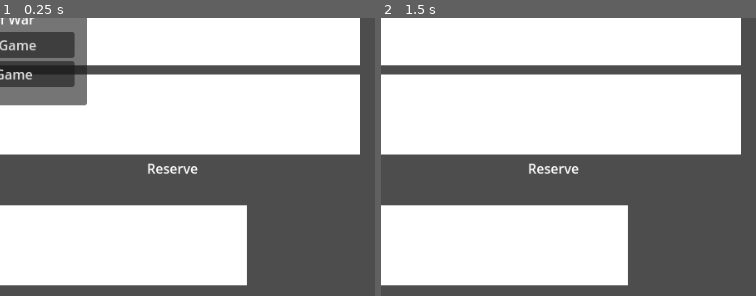
Above: before the commit, frames 1-2 (left to right).
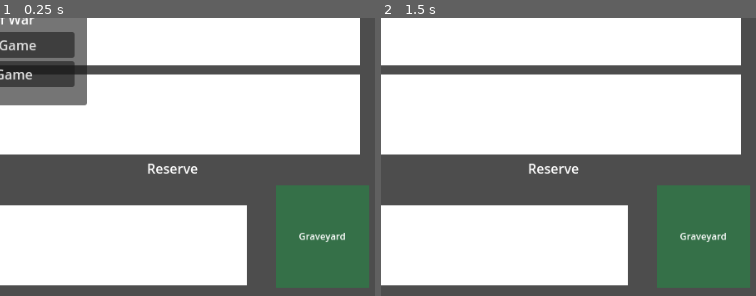
Above: after the commit, the same moments.

Repository: stfufane/Art-Of-War
Game: Godot game, scene res://screens/board.tscn
Two runs of this game, one before a commit and one after it. Both use one fixed random seed, a clock stepped at 60 frames per second and the inputs below.
Inputs (mouse positions are % of the whole screen's width and height, from its top left):
- Up to frame 1 (0.25 s): no input
- Up to frame 2 (1.5 s): click "Start Game" at 0.5 s; tap Enter at 1.25 s; move the mouse to (74, 48) at 1.27 s; press the mouse at (74, 48) at 1.28 s
The pictures show only the part of the screen within x 50-100%, y 47-97%; the shares and areas given below are measured in that part.

The runs differ from the first frame. In frame 1, 9.1% of the frame differs, in the area x 73-99%, y 60-98%; in frame 2, 9.1%.

Commit message:
[States] Define State as its own class and review workflow

Diff:
--- a/model/Game.gd
+++ b/model/Game.gd
@@ -7,6 +7,17 @@
 	CardType.UnitType.Guard: CardType.new(CardType.UnitType.Guard, "Guard", 1, 3, 2, [Vector2(0, 1)]),
 	CardType.UnitType.Wizard: CardType.new(CardType.UnitType.Wizard, "Wizard", 1, 2, 1, [Vector2(0, 1), Vector2(0, 2), Vector2(0, 3)]),
 	CardType.UnitType.Monk: CardType.new(CardType.UnitType.Monk, "Monk", 1, 2, 2, [Vector2(-1, 1), Vector2(1, 1), Vector2(-2, 2), Vector2(2, 2)])
+}
+
+var States = {
+	State.Name.WAITING_FOR_PLAYER: State.new(State.Name.WAITING_FOR_PLAYER, "Waiting for player", false),
+	State.Name.INIT_BATTLEFIELD: State.new(State.Name.INIT_BATTLEFIELD, "Init battlefield", true),
+	State.Name.INIT_RESERVE: State.new(State.Name.INIT_RESERVE, "Init reserve", true),
+	State.Name.ACTION_CHOICE: State.new(State.Name.ACTION_CHOICE, "Action choice", false),
+	State.Name.RECRUIT: State.new(State.Name.RECRUIT, "Recruit", false),
+	State.Name.SUPPORT: State.new(State.Name.SUPPORT, "Support", false),
+	State.Name.ATTACK: State.new(State.Name.ATTACK, "Attack", false),
+	State.Name.FINISH_TURN: State.new(State.Name.FINISH_TURN, "Finish turn", false),
 }
 
 # Initialize the player and enemy kingdoms
@@ -26,33 +37,12 @@
 	CardType.UnitType.Monk: 0
 }
 
-enum State {
-	WAITING_FOR_PLAYER,
-	INIT_BATTLEFIELD,
-	INIT_RESERVE,
-	ACTION_CHOICE,
-	RECRUIT,
-	SUPPORT,
-	ATTACK,
-	FINISH_TURN,
-}
-
-const INSTRUCTIONS: Dictionary = {
-	State.WAITING_FOR_PLAYER: "Enemy is playing.",
-	State.INIT_BATTLEFIELD: "Place a unit on the battlefield.",
-	State.INIT_RESERVE: "Place a unit in your reserve.",
-	State.ACTION_CHOICE: "Choose an action.",
-	State.RECRUIT: "Recruit a unit.",
-	State.SUPPORT: "Use a unit as support.",
-	State.ATTACK: "Attack an enemy unit.",
-	State.FINISH_TURN: "Add a unit to your kingdom.",
-}
-
 var state_init_methods: Dictionary = {}
 
 var card_scene = preload("res://scenes/card.tscn")
 
-var current_state = State.WAITING_FOR_PLAYER
+var current_state: State.Name = State.Name.WAITING_FOR_PLAYER
+var previous_state: State.Name = State.Name.WAITING_FOR_PLAYER
 var player_hand: Array[Card] = []
 var picked_card: Card = null
 
@@ -85,18 +75,13 @@
 	print("Joined server with peer id: " + str(peer_id))
 
 func setup(scene_board: Board):
-	current_state = State.WAITING_FOR_PLAYER
+	current_state = State.Name.WAITING_FOR_PLAYER
 	board = scene_board
-	state_init_methods = {
-		State.WAITING_FOR_PLAYER: null,
-		State.INIT_BATTLEFIELD: board.init_battlefield,
-		State.INIT_RESERVE: board.init_reserve,
-		State.ACTION_CHOICE: null,
-		State.RECRUIT: null,
-		State.SUPPORT: null,
-		State.ATTACK: null,
-		State.FINISH_TURN: null,
-	}
+	States[State.Name.INIT_BATTLEFIELD].callback = board.init_battlefield
+	States[State.Name.INIT_RESERVE].callback = board.init_reserve
+	States[State.Name.ACTION_CHOICE].callback = board.init_choice_action
+	States[State.Name.RECRUIT].callback = board.init_battlefield # Recruitment is exactly like init the battlefield
+	States[State.Name.FINISH_TURN].callback = board.finish_turn
 
 	# First build the deck with 4 of each card.
 	for _i in range(4):
@@ -121,41 +106,28 @@
 	card_instance.set_unit_type(card_type)
 	return card_instance
 
-func get_next_state() -> State:
-	match current_state:
-		State.INIT_BATTLEFIELD:
-			return State.INIT_RESERVE
-		State.INIT_RESERVE:
-			return State.ACTION_CHOICE
-		# TODO Manage the multiple possible states during a player's turn.
-		State.FINISH_TURN:
-			return State.ACTION_CHOICE
-		_:
-			return State.WAITING_FOR_PLAYER
-
-func start_state(state: State, is_rpc: bool = false):
+func start_state(state: State.Name, is_rpc: bool = false):
+	previous_state = current_state
 	current_state = state
-	board.instruction.text = INSTRUCTIONS[state]
+	board.instruction.text = States[state].instruction
 
 	# Avoid sending RPCs to the server when the server is the one calling this function.
 	if not is_rpc:
-		set_enemy_state.rpc(State.WAITING_FOR_PLAYER)
+		set_enemy_state.rpc(State.Name.WAITING_FOR_PLAYER)
 
-	var callback = state_init_methods[state]
-	if callback != null:
-		callback.call()
+	States[state].callback.call()
 
 # When a state is finished by the first player, the second player enters the same state.
 # When the second player finishes the state, the first player enters the next state.
 # In both cases the current player waits.
 func end_state():
-	if first_player:
+	if first_player and States[current_state].happens_once:
 		set_enemy_state.rpc(current_state)
 	else:
-		set_enemy_state.rpc(get_next_state())
-	current_state = State.WAITING_FOR_PLAYER
-	board.instruction.text = INSTRUCTIONS[current_state]
+		set_enemy_state.rpc(States[current_state].get_next_state())
+	current_state = State.Name.WAITING_FOR_PLAYER
+	board.instruction.text = States[current_state].instruction
 
 @rpc("any_peer")
-func set_enemy_state(state: State):
+func set_enemy_state(state: State.Name):
 	start_state(state, true)
--- /dev/null
+++ b/model/State.gd
@@ -0,0 +1,40 @@
+class_name State
+extends Object
+
+enum Name {
+	WAITING_FOR_PLAYER,
+	INIT_BATTLEFIELD,
+	INIT_RESERVE,
+	ACTION_CHOICE,
+	RECRUIT,
+	SUPPORT,
+	ATTACK,
+	FINISH_TURN,
+}
+
+var name: Name
+var callback: Callable = func(): pass
+var instruction: String
+var happens_once: bool
+
+func _init(n: Name, i: String, h_o: bool):
+	name = n
+	instruction = i
+	happens_once = h_o
+
+func get_next_state() -> State.Name:
+	match name:
+		State.Name.INIT_BATTLEFIELD:
+			return State.Name.INIT_RESERVE
+		State.Name.INIT_RESERVE:
+			return State.Name.ACTION_CHOICE
+		State.Name.RECRUIT:
+			return State.Name.FINISH_TURN
+		State.Name.SUPPORT:
+			return State.Name.ACTION_CHOICE
+		State.Name.ATTACK:
+			return State.Name.ACTION_CHOICE
+		State.Name.FINISH_TURN:
+			return State.Name.ACTION_CHOICE
+		_:
+			return State.Name.WAITING_FOR_PLAYER
--- a/scenes/battlefield.gd
+++ b/scenes/battlefield.gd
@@ -13,7 +13,7 @@
 
 func _mouse_entered(placeholder_hovered: CardPlaceholder):
 	match Game.current_state:
-		Game.State.INIT_BATTLEFIELD, Game.State.RECRUIT:
+		State.Name.INIT_BATTLEFIELD, State.Name.RECRUIT:
 			if placeholder_available(placeholder_hovered):
 				placeholder_hovered.set_text("Place card here")
 		_:
@@ -31,7 +31,7 @@
 		return
 
 	match Game.current_state:
-		Game.State.INIT_BATTLEFIELD, Game.State.RECRUIT:
+		State.Name.INIT_BATTLEFIELD, State.Name.RECRUIT:
 			# We can't put a card if there's no card in hand
 			if Game.picked_card == null:
 				return
--- a/screens/board.gd
+++ b/screens/board.gd
@@ -2,6 +2,8 @@
 extends Control
 
 @onready var main_menu: PanelContainer = $CanvasLayer/MainMenu
+@onready var action_menu: PanelContainer = $CanvasLayer/ActionMenu
+@onready var recruit_button: Button = $CanvasLayer/ActionMenu/MarginContainer/VBoxContainer/RecruitButton
 
 @onready var battlefield: Battlefield = $Battlefield
 @onready var reserve: Reserve = $Reserve
@@ -10,6 +12,52 @@
 @onready var enemy_kingdom: Kingdom = $EnemyKingdom
 @onready var hand: PlayerHand = $PlayerHand
 @onready var instruction: Label = $Instruction
+
+func setup():
+	Game.setup(self)
+	hand.setup()
+	battlefield.setup()
+	reserve.setup()
+	setup_kingdom()
+	if Game.first_player:
+		Game.start_state(State.Name.INIT_BATTLEFIELD)
+	else:
+		instruction.text = "Waiting for the other player"
+
+func setup_kingdom():
+	# First card of the deck is put in the kingdom
+	var unit_type = Game.player_deck.pop_back()
+	kingdom.increase_population(unit_type)
+	add_card_to_enemy_kingdom.rpc(unit_type)
+	kingdom.setup()
+	enemy_kingdom.setup()
+
+func init_battlefield():
+	for card in Game.player_hand:
+		card.connect("card_clicked", _hand_card_selected)
+	battlefield.connect("card_added", _card_added_on_battlefield)
+
+func init_reserve():
+	for card in Game.player_hand:
+		card.connect("card_clicked", _reserve_card_selected)
+
+func init_choice_action():
+	# Show the action menu
+	# Hide the recruit action if the player attacked already or used a support card.
+	if Game.previous_state == State.Name.ATTACK or Game.previous_state == State.Name.SUPPORT:
+		recruit_button.hide()
+	else:
+		recruit_button.show()
+	action_menu.show()
+
+func finish_turn():
+	# Add a card in the kingdom or pass.
+	# If you have 6 cards in your hand, you MUST put a card in the kingdom
+	pass
+
+###########
+# Signals #
+###########
 
 func _on_start_button_pressed():
 	Game.start_server()
@@ -25,37 +73,25 @@
 func _player_joined(_p_id: int):
 	setup()
 
-func setup():
-	Game.setup(self)
-	hand.setup()
-	battlefield.setup()
-	reserve.setup()
-	setup_kingdom()
-	if Game.first_player:
-		Game.start_state(Game.State.INIT_BATTLEFIELD)
-	else:
-		instruction.text = "Waiting for the other player"
+func _on_attack_button_pressed():
+	if Game.current_state != State.Name.ACTION_CHOICE:
+		return
+	Game.start_state(State.Name.ATTACK)
+	action_menu.hide()
 
-func setup_kingdom():
-	# First card of the deck is put in the kingdom
-	var unit_type = Game.player_deck.pop_back()
-	kingdom.increase_population(unit_type)
-	add_card_to_enemy_kingdom.rpc(unit_type)
-	kingdom.setup()
-	enemy_kingdom.setup()
+func _on_support_button_pressed():
+	if Game.current_state != State.Name.ACTION_CHOICE:
+		return
+	Game.start_state(State.Name.SUPPORT)
+	action_menu.hide()
 
-func init_battlefield():
-	print("Init battlefield")
-	for card in Game.player_hand:
-		card.connect("card_clicked", _hand_card_selected)
-	battlefield.connect("card_added", _card_added_on_battlefield)
-
-func init_reserve():
-	for card in Game.player_hand:
-		card.connect("card_clicked", _reserve_card_selected)
+func _on_recruit_button_pressed():
+	if Game.current_state != State.Name.ACTION_CHOICE:
+		return
+	Game.start_state(State.Name.RECRUIT)
+	action_menu.hide()
 
 func _hand_card_selected(card_id: int):
-	print("Selected card from hand")
 	var card: Card = instance_from_id(card_id)
 	# If a card had already been selected, put it back in the hand
 	if Game.picked_card != null:
@@ -70,7 +106,10 @@
 	for card in Game.player_hand:
 		card.disconnect("card_clicked", _hand_card_selected)
 	battlefield.disconnect("card_added", _card_added_on_battlefield)
-	Game.end_state()
+	if Game.current_state == State.Name.INIT_BATTLEFIELD:
+		Game.end_state()
+	else:
+		Game.start_state(State.Name.FINISH_TURN)
 
 func _reserve_card_selected(card_id: int):
 	var card: Card = instance_from_id(card_id)
@@ -81,9 +120,9 @@
 	add_card_to_enemy_reserve.rpc(card.unit_type)
 	Game.end_state()
 
-###
-# Network actions that are called to reflect local actions on the enemy board
-###
+#################################################################################
+# Network actions that are called to reflect local actions on the enemy board  ##
+#################################################################################
 @rpc("any_peer")
 func add_card_to_enemy_reserve(unit_type: CardType.UnitType):
 	enemy_reserve.add_card(Game.get_card_instance(unit_type))
--- a/screens/board.tscn
+++ b/screens/board.tscn
@@ -65,11 +65,11 @@
 text = "Reserve"
 
 [node name="Graveyard" parent="." instance=ExtResource("5_brr7o")]
-visible = false
-offset_left = 80.0
-offset_top = 112.0
-offset_right = 80.0
-offset_bottom = 112.0
+offset_left = 800.0
+offset_top = 514.0
+offset_right = 800.0
+offset_bottom = 514.0
+scale = Vector2(0.7, 0.7)
 label_text = "Graveyard"
 
 [node name="Kingdom" parent="." instance=ExtResource("6_oavws")]
@@ -139,5 +139,48 @@
 layout_mode = 2
 text = "Join Game"
 
+[node name="ActionMenu" type="PanelContainer" parent="CanvasLayer"]
+visible = false
+anchors_preset = 15
+anchor_right = 1.0
+anchor_bottom = 1.0
+offset_left = 320.0
+offset_top = 280.0
+offset_right = -320.0
+offset_bottom = -280.0
+grow_horizontal = 2
+grow_vertical = 2
+
+[node name="MarginContainer" type="MarginContainer" parent="CanvasLayer/ActionMenu"]
+layout_mode = 2
+theme_override_constants/margin_left = 15
+theme_override_constants/margin_top = 5
+theme_override_constants/margin_right = 15
+theme_override_constants/margin_bottom = 5
+
+[node name="VBoxContainer" type="VBoxContainer" parent="CanvasLayer/ActionMenu/MarginContainer"]
+layout_mode = 2
+theme_override_constants/separation = 5
+
+[node name="Label" type="Label" parent="CanvasLayer/ActionMenu/MarginContainer/VBoxContainer"]
+layout_mode = 2
+text = "Choose your action"
+horizontal_alignment = 1
+
+[node name="RecruitButton" type="Button" parent="CanvasLayer/ActionMenu/MarginContainer/VBoxContainer"]
+layout_mode = 2
+text = "Recruit"
+
+[node name="SupportButton" type="Button" parent="CanvasLayer/ActionMenu/MarginContainer/VBoxContainer"]
+layout_mode = 2
+text = "Add Support"
+
+[node name="AttackButton" type="Button" parent="CanvasLayer/ActionMenu/MarginContainer/VBoxContainer"]
+layout_mode = 2
+text = "Attack"
+
 [connection signal="pressed" from="CanvasLayer/MainMenu/MarginContainer/VBoxContainer/StartButton" to="." method="_on_start_button_pressed"]
 [connection signal="pressed" from="CanvasLayer/MainMenu/MarginContainer/VBoxContainer/JoinButton" to="." method="_on_join_button_pressed"]
+[connection signal="pressed" from="CanvasLayer/ActionMenu/MarginContainer/VBoxContainer/RecruitButton" to="." method="_on_recruit_button_pressed"]
+[connection signal="pressed" from="CanvasLayer/ActionMenu/MarginContainer/VBoxContainer/SupportButton" to="." method="_on_support_button_pressed"]
+[connection signal="pressed" from="CanvasLayer/ActionMenu/MarginContainer/VBoxContainer/AttackButton" to="." method="_on_attack_button_pressed"]
